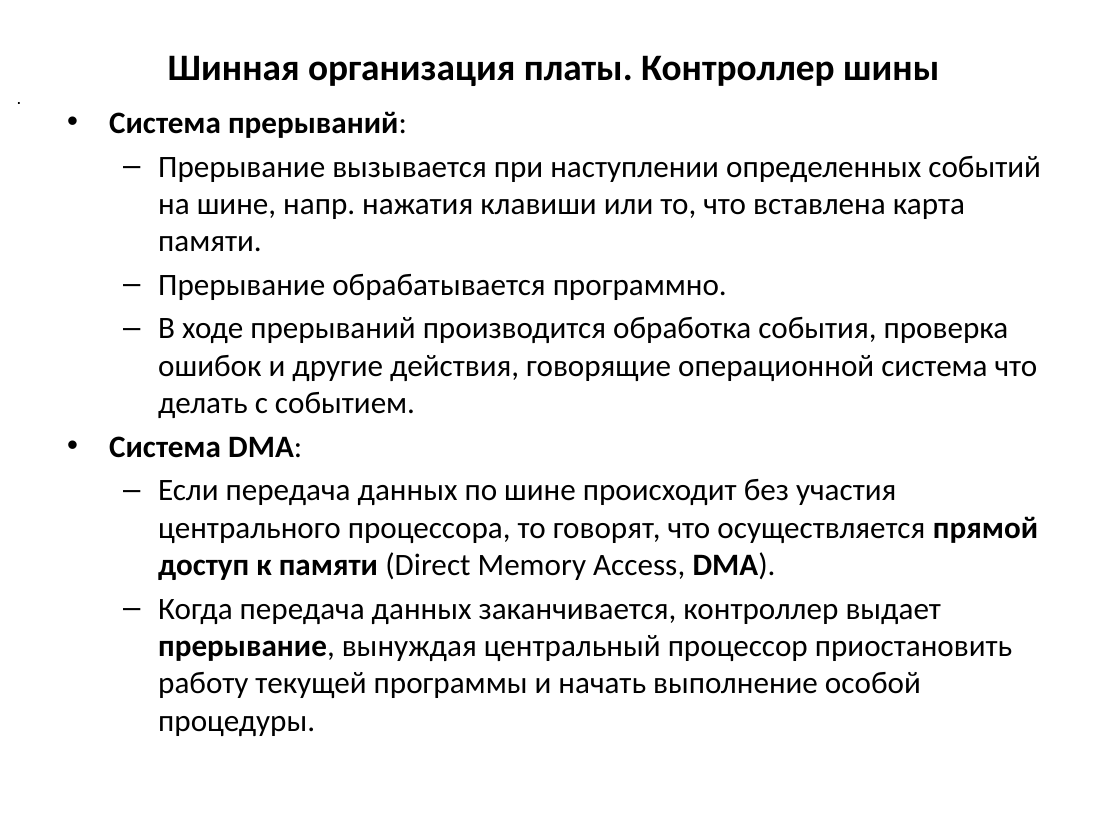
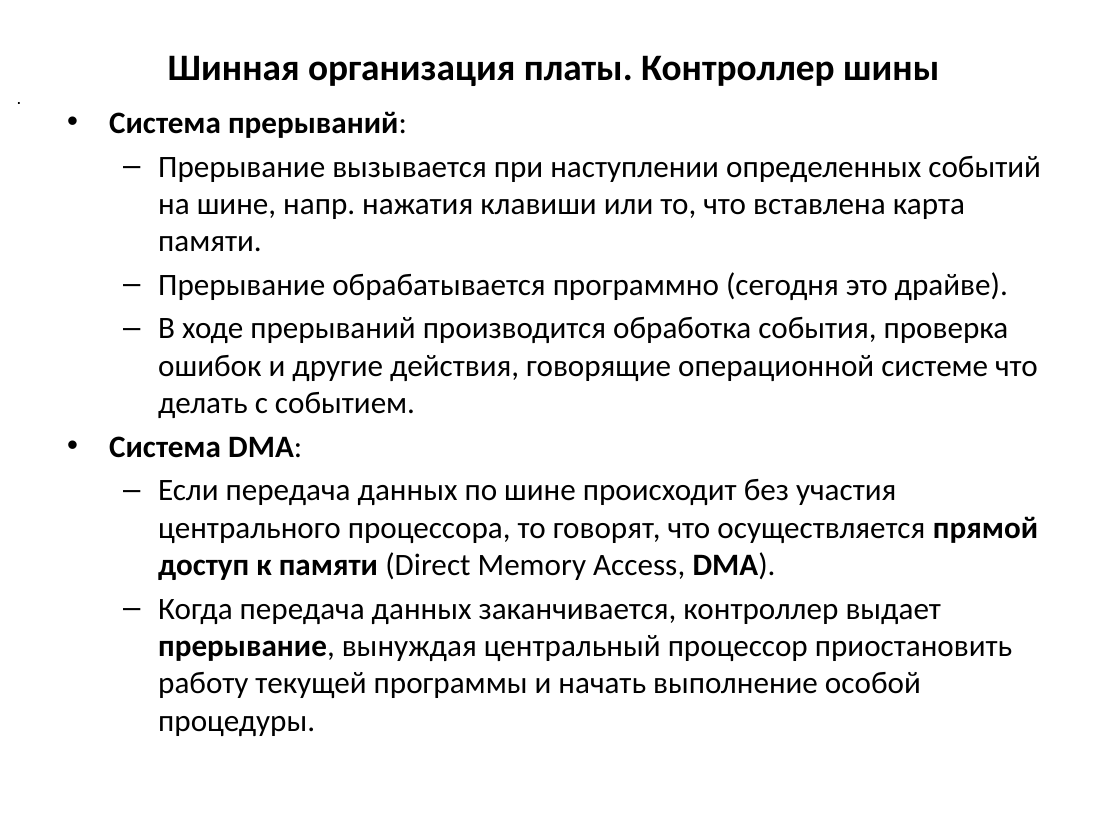
Before and after one commit to MVRonkin/arch_comp_sys, a slide deck: slide 16 of 2023 весна/лекции/Лекция 7_1 нов.pptx (slide 11 before the commit). Drawn at 1120x840 pixels with LibreOffice and Linux fonts; fonts in the diff are those of the drawing. Boxes give left, top, right and bottom in pixels: in the first picture for what was removed or moved away, otherwise in the second. Text is boxed around its words. In the diff, an @@ line names an element or a change of style, - is before the commit and + after.

```diff
--- a/2023 весна/лекции/Лекция 7_1 нов.pptx
+++ b/2023 весна/лекции/Лекция 7_1 нов.pptx
@@ text at [158,272,1038,418]: text changed @@
-  – Прерывание обрабатывается программно.
-  – В ходе прерываний производится обработка события, проверка ошибок и другие действия, говорящие операционной система что делать с событием.
+  – Прерывание обрабатывается программно (сегодня это драйве).
+  – В ходе прерываний производится обработка события, проверка ошибок и другие действия, говорящие операционной системе что делать с событием.
```
Also in this commit, not shown: 5 other slides changed, 2 slides added, 12 other files.
